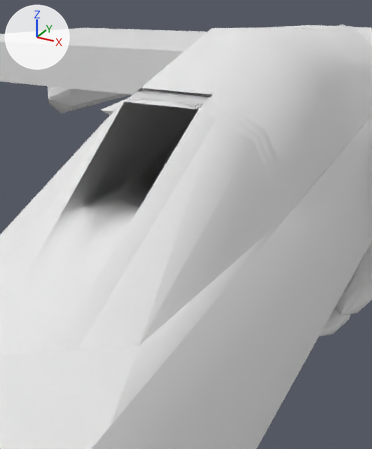
Renders of the glTF model src/main/resources/combinedassault_packs/combinedassault/assets/combinedassault/models/aircraft/tornado/tornado.glb from each side of a commit.
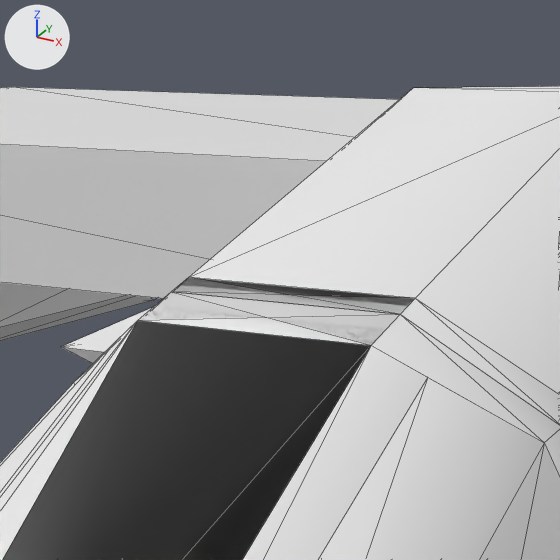
There are two pictures of each version: one from a 50 mm camera at (1.076, -2.432, 3.307) aimed at (0.206, -0.85, 2.516), one close up on the part from 22% to 69% of the width and 0% to 40% of the height. Arrows for +X, +Y and +Z are at upper left; the lights stay in place. The older version's two pictures come first. The close-ups show mesh edges as thin lines. Objects named as collision shapes, trigger or cutter boxes, shadow casters or lower levels of detail are left out. Where no turn or scale is listed for an object, it has been applied to the vertices.

In view in the first close-up: 'body', 'canopy', 'hit_wing_right', 'pylon_r0'.
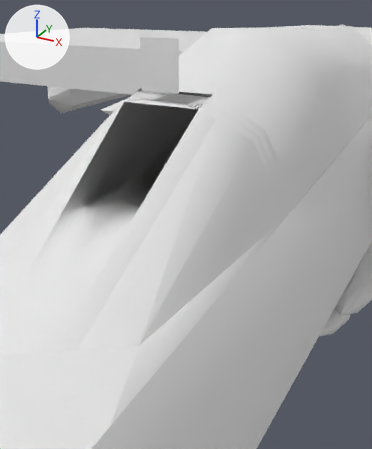
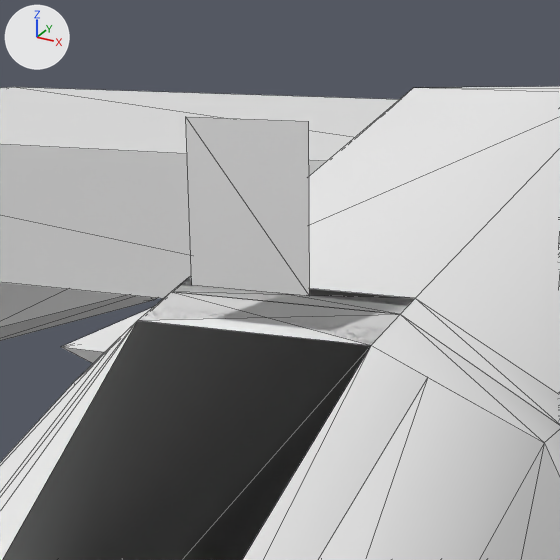
Edits to the bpy script that builds the scene:
```text
Add mat_screen_hud:
    mat_screen_hud = principled_material('screen_hud')
    mat_screen_hud.base_color = (0.8, 0.8, 0.8)  # white #e7e7e7
Add me_screen_hud:
    me_screen_hud.from_pydata([(0.085, -0.686, 2.971), (-0.085, -0.686, 2.971), (-0.085, -0.686, 3.171), (0.085, -0.686, 3.171)], [], [(0, 1, 2), (0, 2, 3)])
    me_screen_hud.materials.append(mat_screen_hud)  # white #e7e7e7
Add ob_screen_hud:
    ob_screen_hud = bpy.data.objects.new('screen_hud', me_screen_hud)
    ob_screen_hud.location = (0.0, 0.0, 0.0)
```

Changed parts and their boxes (x1, y1, x2, y2) in the close-ups (560 x 560 px):
'screen_hud', added
    after: (186, 117, 310, 296)
